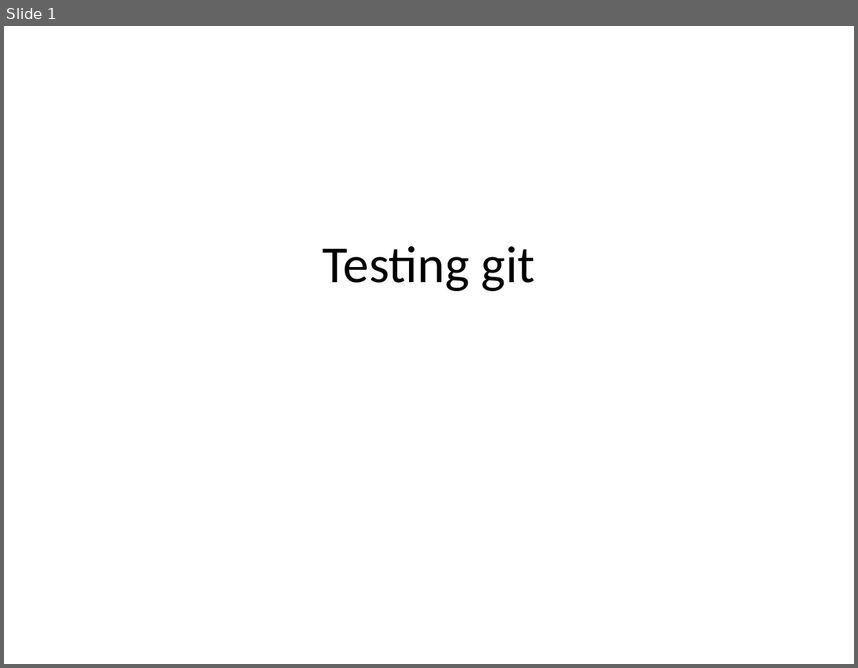
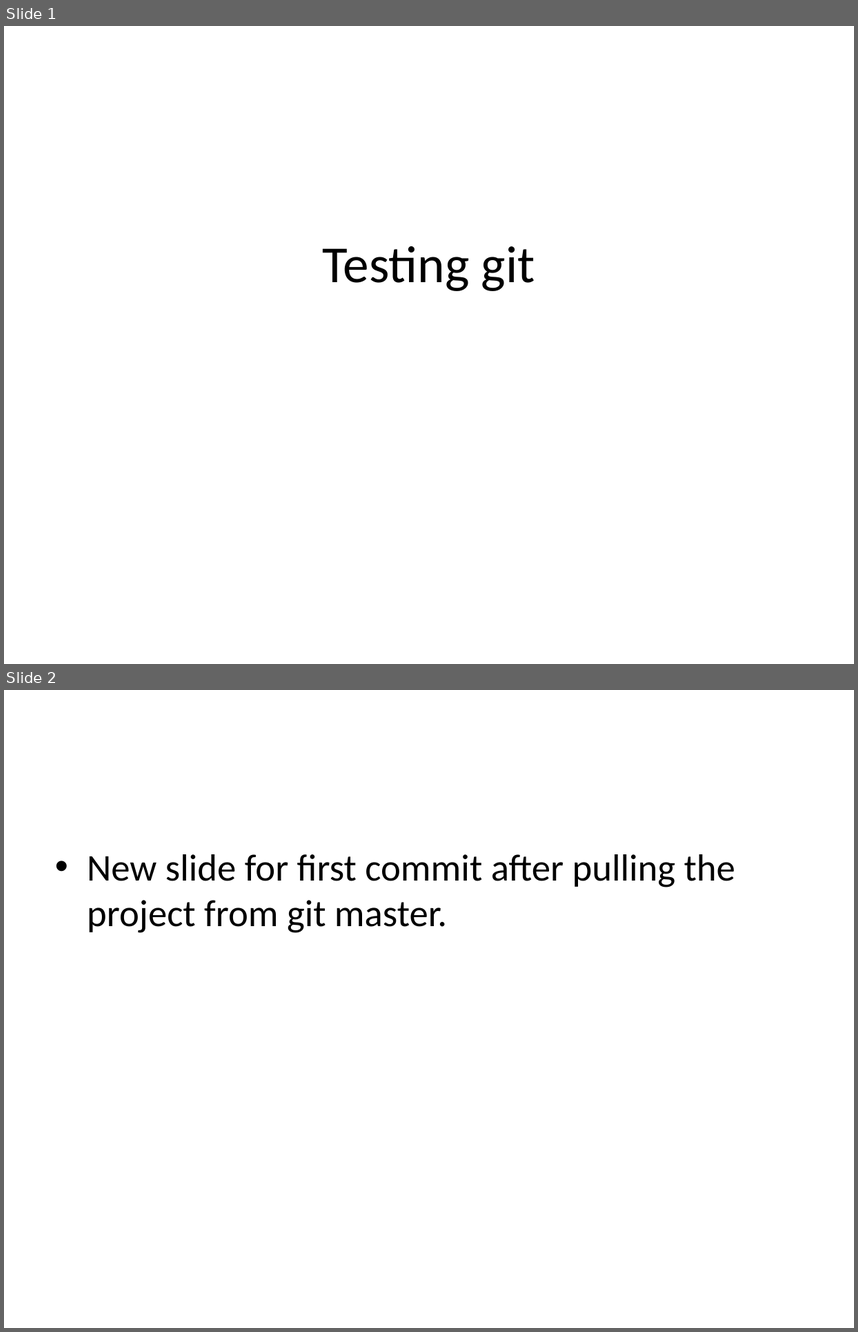
Before and after one commit to shizzz88/checking_repository, a slide deck: git_test.pptx. Shown one above the other, each under a label of ours: slide 1 before the commit, slides 1 and 2 after it. The pictures are 858x668 and 858x1332 pixels, drawn with LibreOffice and Linux fonts; fonts in the diff are those of the drawing. Boxes give left, top, right and bottom in pixels: in the first picture for what was removed or moved away, otherwise in the second. Text is boxed around its words. In the diff, an @@ line names an element or a change of style, - is before the commit and + after.

Commit message:
first commit.

```diff
--- a/git_test.pptx
+++ b/git_test.pptx
@@ slide 2 added at box(4, 690, 854, 1328), background #FFFFFF @@
@@ text added at box(87, 854, 735, 933), 32 pt, text #000000 @@
+• New slide for first commit after pulling the project from git master.
```
